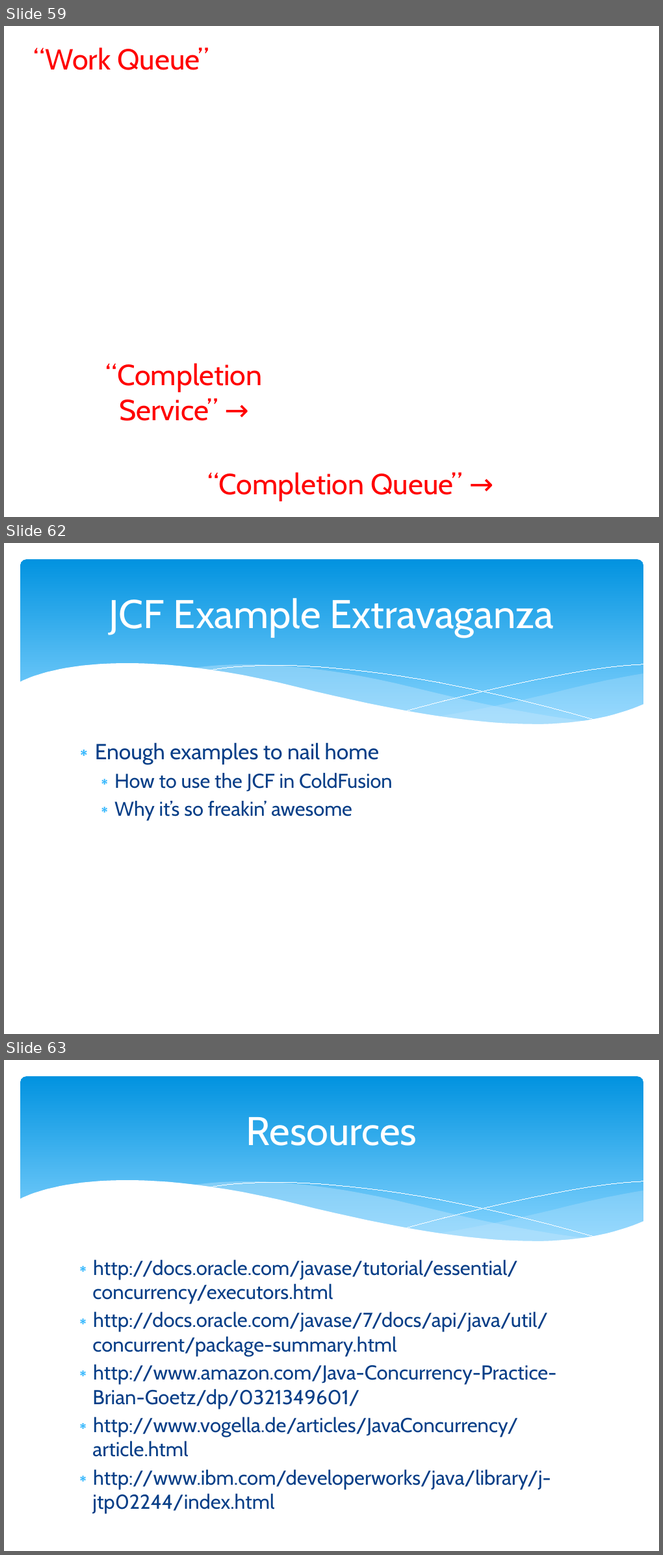
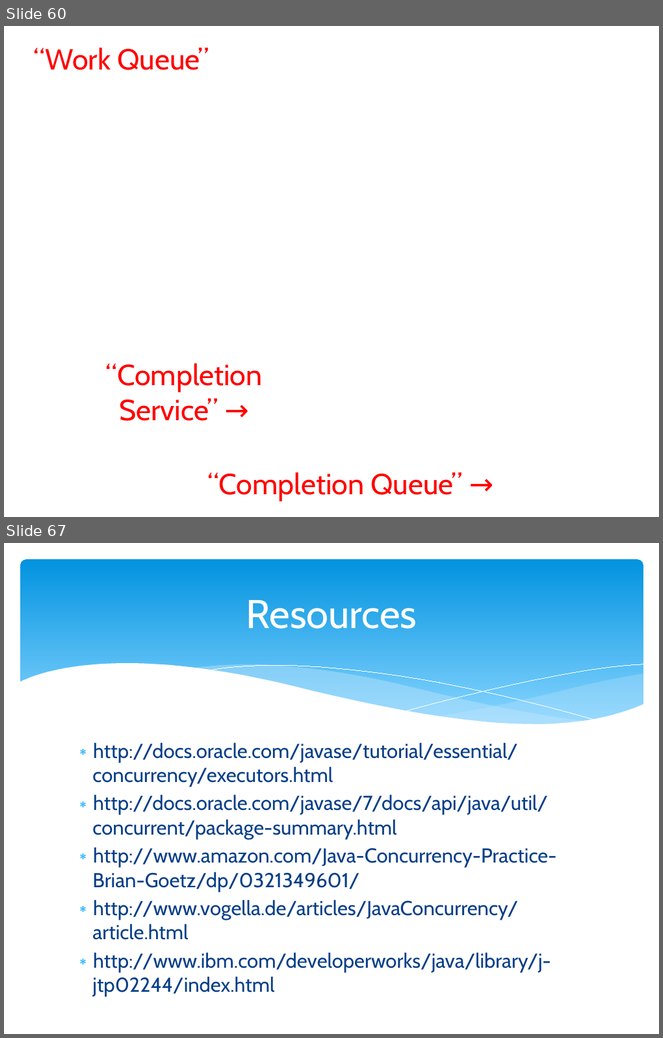
Before and after one commit to marcesher/mxunit-cfmeetups, a slide deck: CFObjective_2012_Concurrency/preso/concurrency_zen.pptx. Shown one above the other, each under a label of ours: slides 59, 62 and 63 before the commit, slides 60 and 67 after it; the slides between them are not shown. The pictures are 663x1555 and 663x1038 pixels, drawn with LibreOffice and Linux fonts; fonts in the diff are those of the drawing; background and template pictures are left out. Boxes give left, top, right and bottom in pixels: in the first picture for what was removed or moved away, otherwise in the second. Text is boxed around its words. In the diff, an @@ line names an element or a change of style, - is before the commit and + after.

```diff
--- a/CFObjective_2012_Concurrency/preso/concurrency_zen.pptx
+++ b/CFObjective_2012_Concurrency/preso/concurrency_zen.pptx
@@ slide 62 removed at [4,543,659,1034], background #FFFFFF; not listed: 6 template elements that a slide beside it also shows @@
@@ title removed at [109,598,554,637] @@
-JCF Example Extravaganza
@@ text removed at [95,743,392,821] @@
-∗ Enough examples to nail home
-  ∗ How to use the JCF in ColdFusion
-  ∗ Why it’s so freakin’ awesome
@@ what was slide 59 is now slide 60 @@
@@ what was slide 63 is now slide 67 @@
```
Also in this commit, not shown: 3 slides changed, 7 slides added, 2 other slides removed.
